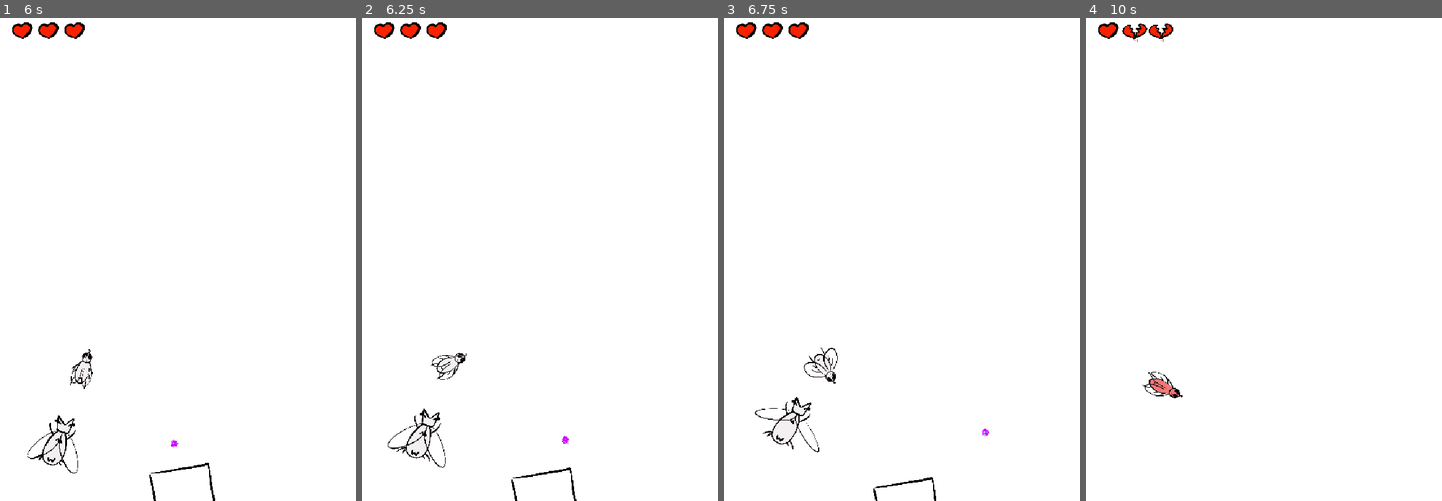
Above: before the commit, frames 1-4 (left to right).
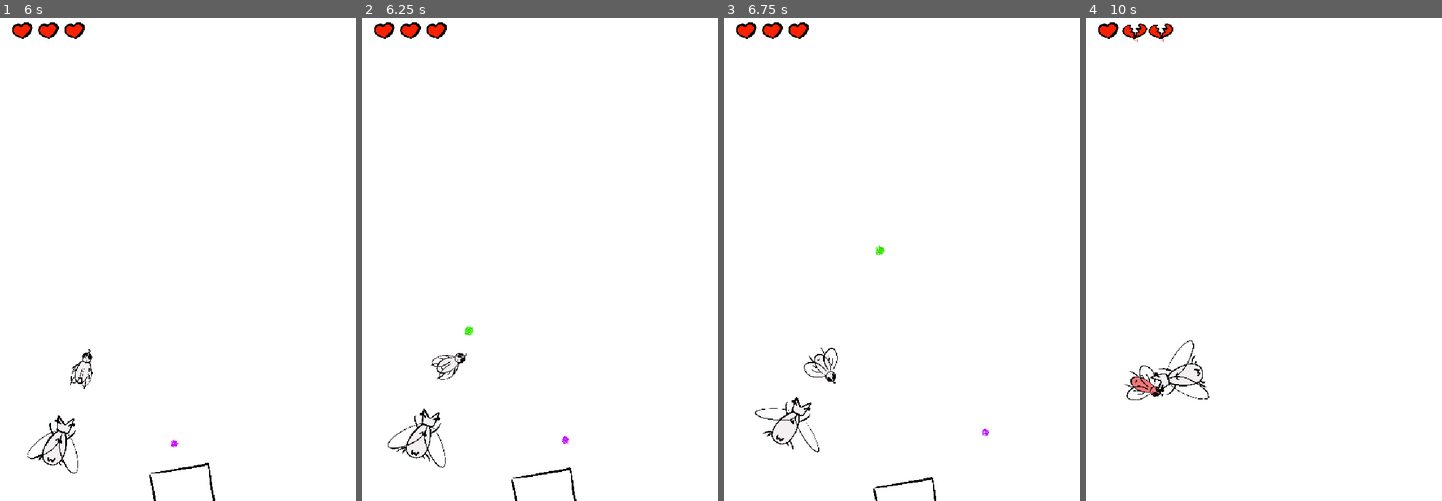
Above: after the commit, the same moments.

Repository: imikhassik/Fly-Game
Game: Godot game, scene res://scenes/game.tscn
Two runs of this game, one before a commit and one after it. Both use one fixed random seed, a clock stepped at 60 frames per second and the inputs below.
Inputs:
- Up to frame 1 (6 s): tap Enter at 0.5, 2 s; hold W (move_up) 0.53-2.03 s; tap Space (shoot) at 0.6, 1.25, 1.55, 3.05, 3.6, 4.55, 5.1 s; tap 1 at 0.8, 1.35, 2.3, 3.8, 4.35, 5.3, 5.85 s; hold E (interact) 2.03-2.78 s; hold A (move_left) 2.03-4.28 s; tap Q (land) at 2.85 s; hold D (move_right) 4.28-5.03 s; hold W (move_up) 5.03-5.78 s; hold D (move_right) from 5.78 s (still down)
- Up to frame 2 (6.25 s): keep holding D (move_right); tap Space (shoot) at 6.05 s
- Up to frame 3 (6.75 s): keep holding D (move_right); hold E (interact) from 6.53 s (still down)
- Up to frame 4 (10 s): tap 1 at 6.8, 8.3, 8.85, 9.8 s; release E (interact) at 7.28 s; tap Q (land) at 7.35 s; tap Space (shoot) at 7.55, 8.1, 9.05, 9.6 s; release D (move_right) at 8.03 s; hold A (move_left) 8.03-9.53 s; hold W (move_up) from 9.53 s (still down)

Frame 1 is identical in both runs. In frame 2, less than 0.1% of the frame differs, in the area x 28-32%, y 63-66%; in frame 3, less than 0.1%; in frame 4, 0.6%, in the area x 10-35%, y 66-80%.

Commit message:
Apply permanent shoot boost

Diff:
--- a/scripts/player.gd
+++ b/scripts/player.gd
@@ -764,6 +764,21 @@
 	original_idle_speed = idle_speed
 	print("Permanent speed increment applied: idle_speed=%.1f, speed_boost=%.1f" % [idle_speed, speed_boost])
 
+func apply_permanent_shoot_increment() -> void:
+	if shoot_cooldown <= 0.0:
+		print("Minimum shoot cooldown reached.")
+		return
+
+	var test_shoot_increment = 0.01
+	shoot_cooldown = shoot_cooldown - test_shoot_increment
+	original_shoot_cooldown = shoot_cooldown
+	print("Shoot cooldown permanently decreased to: %.2f" % shoot_cooldown)
+
+func _input(event: InputEvent) -> void:
+	if event is InputEventKey and event.pressed and not event.echo:
+		if event.keycode == KEY_1:
+			apply_permanent_shoot_increment()
+
 # ============================================================
 #  MATING
 # ============================================================
